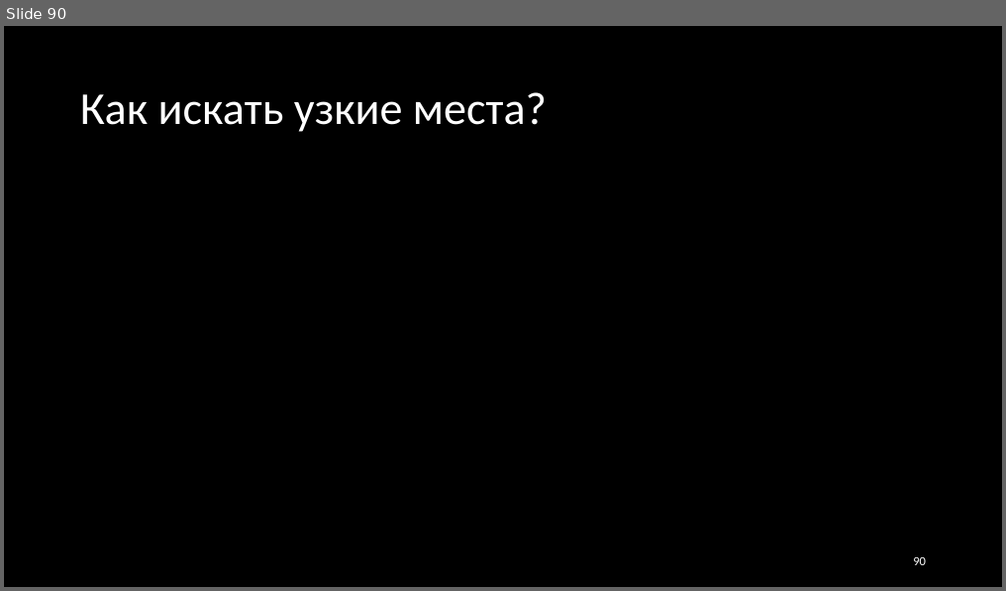
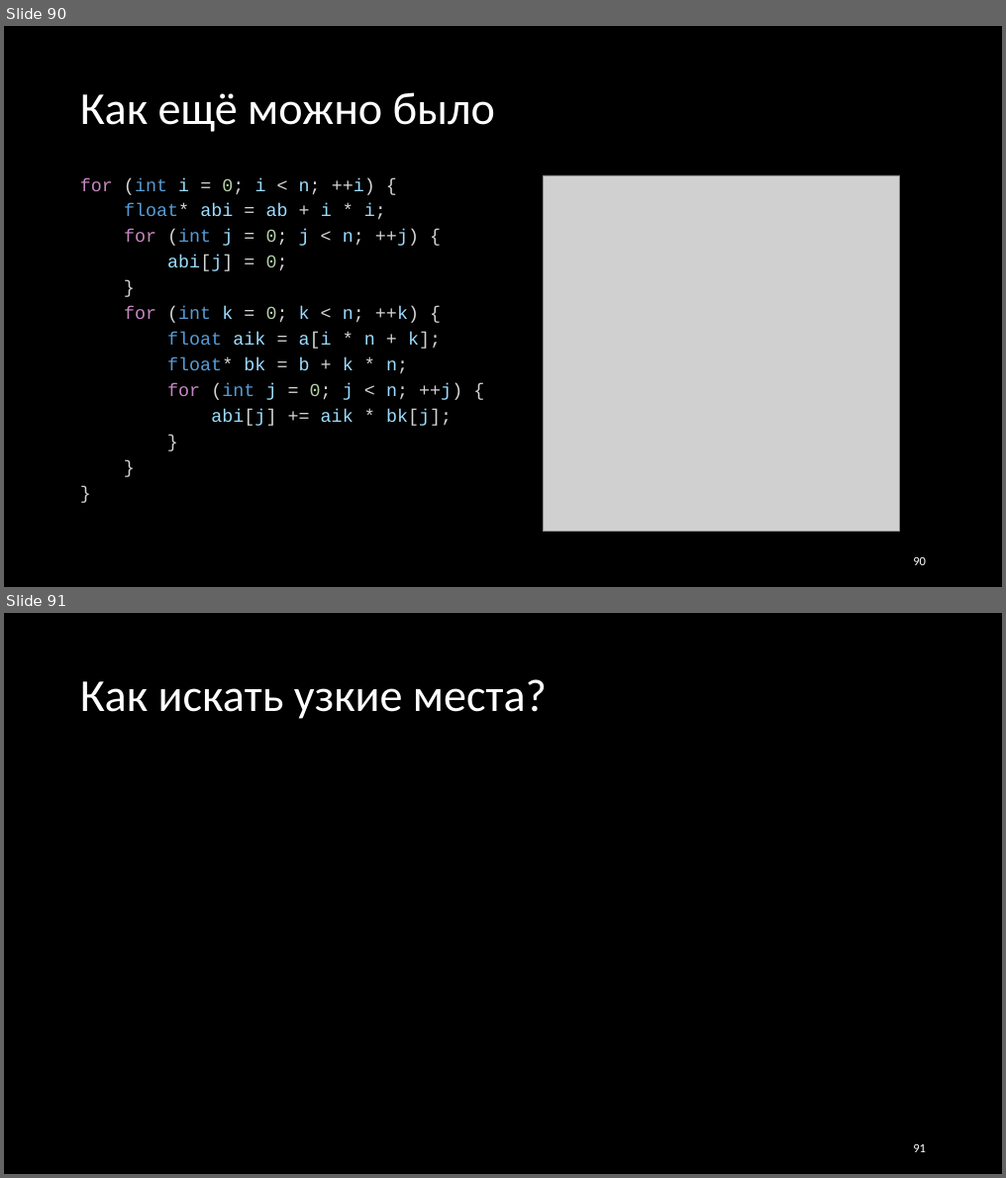
Before and after one commit to Evgueni-Petrov-aka-espetrov/Algorithms-and-Programming-in-C-pptx, a slide deck: 27 Эффективный код.pptx. Shown one above the other, each under a label of ours: slide 90 before the commit, slides 90 and 91 after it. The pictures are 1006x591 and 1006x1178 pixels, drawn with LibreOffice and Linux fonts; fonts in the diff are those of the drawing; grey boxes stand for pictures. Boxes give left, top, right and bottom in pixels: in the first picture for what was removed or moved away, otherwise in the second. Text is boxed around its words. In the diff, an @@ line names an element or a change of style, - is before the commit and + after.

```diff
--- a/27 Эффективный код.pptx
+++ b/27 Эффективный код.pptx
@@ slide 90 added at [4,26,1002,587], background #000000 @@
@@ title added at [80,92,495,132], 44 pt, text #FFFFFF @@
+Как ещё можно было
@@ text added at [80,178,462,426], 17.5 pt, text #D4D4D4 @@
+for (int i = 0; i < n; ++i) {
+float* abi = ab + i * i;
+for (int j = 0; j < n; ++j) {
+abi[j] = 0;
+}
+for (int k = 0; k < n; ++k) {
+float aik = a[i * n + k];
+float* bk = b + k * n;
+for (int j = 0; j < n; ++j) {
+abi[j] += aik * bk[j];
+}
+}
+}
@@ picture added at [543,175,899,532] @@
@@ page number added at [913,558,926,566], 12 pt, text #FFFFFF @@
+90
@@ what was slide 90 is now slide 91 @@
@@ page number at [913,1145,926,1153]: text changed @@
-90
+91
```
Also in this commit, not shown: 2 slides changed.
